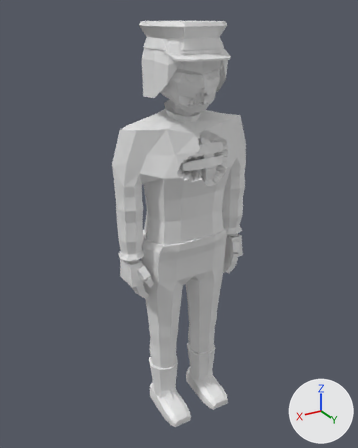
One commit to the glTF model assets/models/zombie_cop_f_b3.glb: the scene before it, then after it.
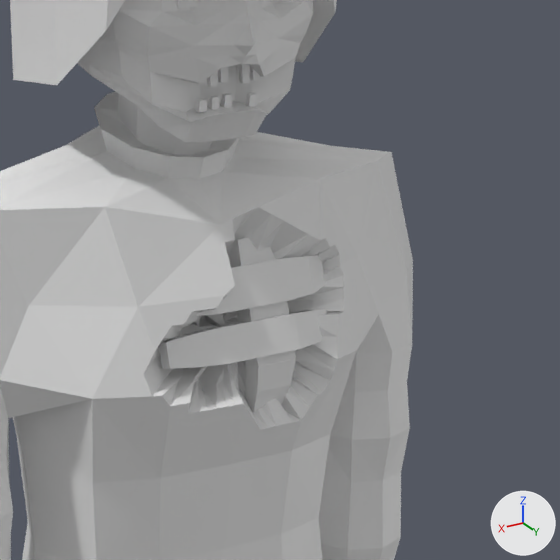
Each version is shown whole from a 50 mm camera at (1.151, 1.874, 1.975) aimed at (0.013, -0.022, 1.027), then close up on the part from 39% to 79% of the width and 17% to 49% of the height. The lights are fixed; the arrows at lower right show +X, +Y and +Z. The first two pictures are the older version. Vertices at exactly the same position are counted once.

The first close-up shows 'zombie_cop_f_b3'.
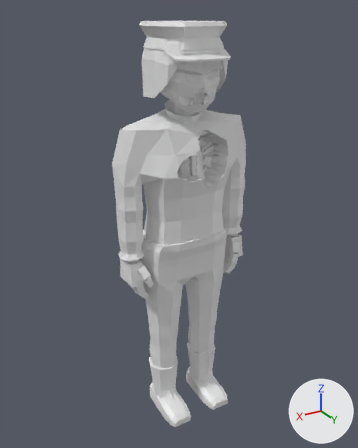
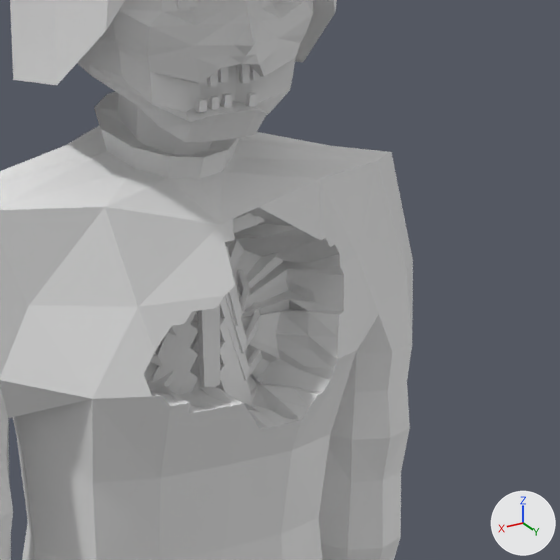
Location of each change, [x1, y1, x2, y2] in pixels of the close-ups (560 x 560 px):
part 1 of me_zombie_cop_f_b3, cut back
    both: [144, 207, 344, 429]

The change in detail:
me_zombie_cop_f_b3 is used by ob_zombie_cop_f_b3; location (0.0, 0.0, 0.0).
me_zombie_cop_f_b3 had 1940 vertices, 3716 faces and spanned x -0.35..0.35, y -0.19..0.22, z 0.0..1.94.
me_zombie_cop_f_b3 now has 2316 vertices, 4384 faces and spans x -0.35..0.35, y -0.19..0.22, z 0.0..1.94.
me_zombie_cop_f_b3 part 1: 214 vertices moved from x -0.15..0.09, y 0.03..0.14, z 1.27..1.46 to x -0.16..0.12, y -0.09..0.12, z 1.25..1.48; 1 vertex removed from x -0.11, y 0.06, z 1.42; 361 vertices added at x -0.2..0.2, y -0.09..0.09, z 1.15..1.52.
Other edits to the shape of me_zombie_cop_f_b3 do not show in these pictures.
